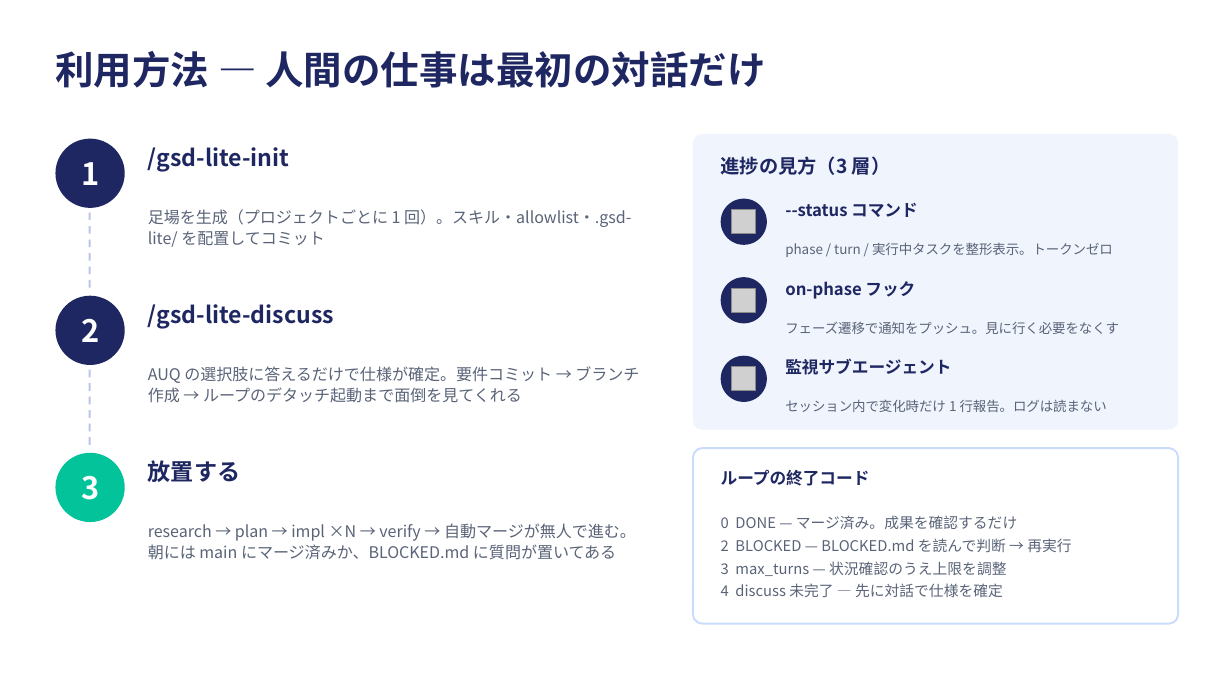
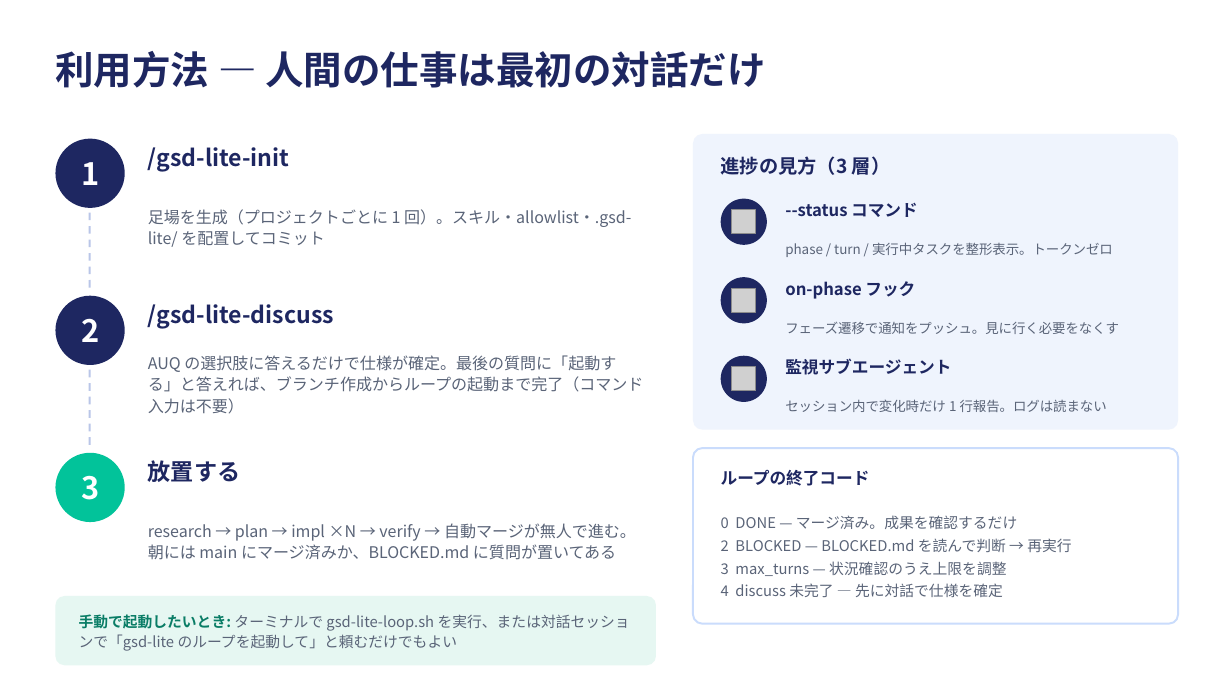
Before and after one commit to 6in/gsd-lite, a slide deck: slide 5 of docs/gsd-lite-concept.pptx. Drawn at 1232x693 pixels with LibreOffice and Linux fonts; fonts in the diff are those of the drawing; grey boxes stand for pictures. Boxes give left, top, right and bottom in pixels: in the first picture for what was removed or moved away, otherwise in the second. Text is boxed around its words. In the diff, an @@ line names an element or a change of style, - is before the commit and + after.

```diff
--- a/docs/gsd-lite-concept.pptx
+++ b/docs/gsd-lite-concept.pptx
@@ text at [148,355,644,414]: text changed @@
-AUQ の選択肢に答えるだけで仕様が確定。要件コミット → ブランチ作成 → ループのデタッチ起動まで面倒を見てくれる
+AUQ の選択肢に答えるだけで仕様が確定。最後の質問に「起動する」と答えれば、ブランチ作成からループの起動まで完了（コマンド入力は不要）
@@ rounded rectangle added at [55,596,656,665], fill #E6F7F2 @@
@@ text added at [79,614,630,651], 11.5 pt, text #5A6478 @@
+手動で起動したいとき: ターミナルで gsd-lite-loop.sh を実行、または対話セッションで「gsd-lite のループを起動して」と頼むだけでもよい
```
